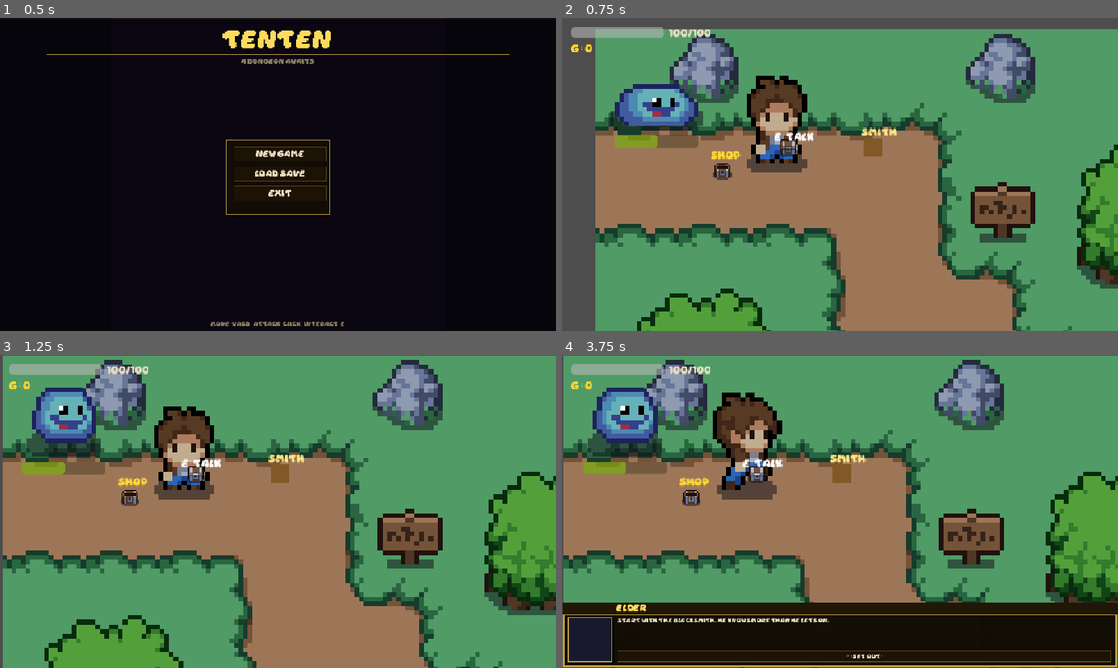
Above: before the commit, frames 1-4 (two rows, left to right).
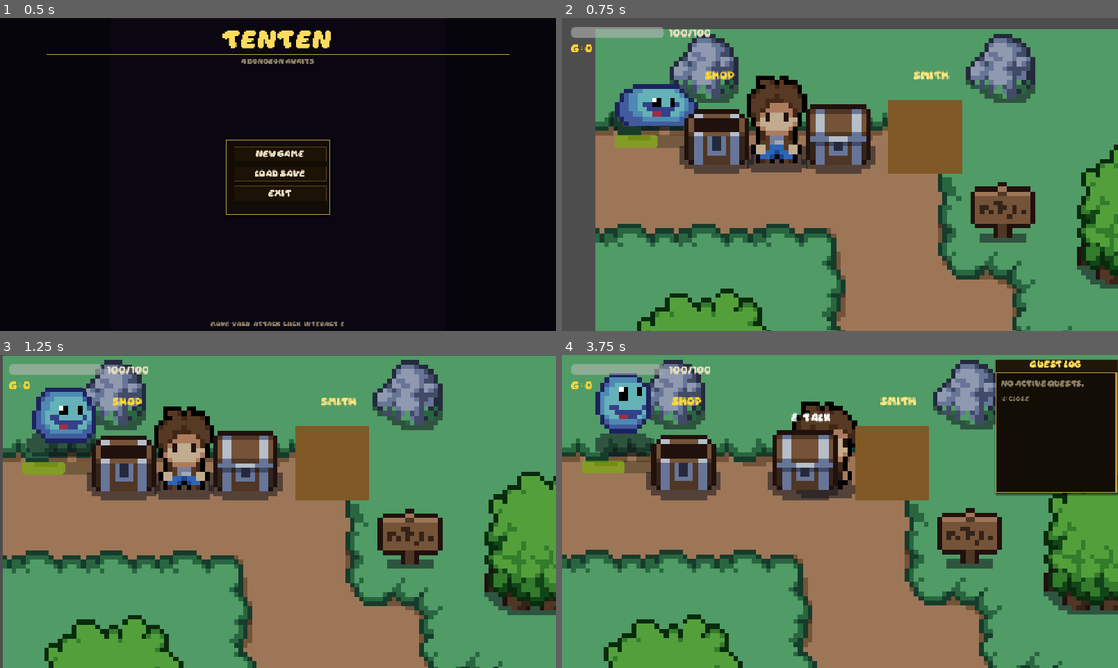
Above: after the commit, the same moments.

Repository: Puget-Sound-Skills-Center/godot-tenten-project
Game: Godot game, scene res://scenes/main.tscn
Two runs of this game, one before a commit and one after it. Both use one fixed random seed, a clock stepped at 60 frames per second and the inputs below.
Inputs (mouse positions are in pixels of both pictures, inside the frame that each line leads up to):
- Up to frame 1 (0.5 s): no input
- Up to frame 2 (0.75 s): click "New Game" at 0.5 s
- Up to frame 3 (1.25 s): no input
- Up to frame 4 (3.75 s): tap Enter at 1.25 s; move the mouse to (962, 495) at 1.27 s; hold D (move_right) 1.28-2 s; hold E (interact) 1.28-2 s; click (962, 495) at 1.42 s; click (862, 642) at 2 s, where only the run before the commit has a clickable "> Accept"; drag from (728, 527) to (745, 452) at 2.77 s; move the mouse to (895, 442) at 3.52 s; hold D (move_right) from 3.53 s (still down); hold L (quest_log) from 3.53 s (still down)

Frame 1 is identical in both runs. In frame 2, 8.6% of the frame differs, in the area x 21-72%, y 16-52%; in frame 3, 8.6%; in frame 4, 50%, in the area x 0-100%, y 0-100%.

Commit message:
feat(world): scale NPCs to 4x and respread spawns to match world scale
World NPCs (elder/shop/blacksmith) built their visuals at scale 1, rendering tiny next to the 4x player/world, and the elder spawned on the player's exact spawn point (167,110). Scaled the chest sprites / blacksmith placeholder to 4x, raised the name/prompt labels above the larger visuals, bumped interaction radius 20->36, and respread spawns (shop 105,125 / elder 210,125 / smith 285,125) so none overlaps the player spawn. Verified live.

Co-Authored-By: Claude Opus 4.8 <noreply@anthropic.com>

Diff:
--- a/script/blacksmith_npc.gd
+++ b/script/blacksmith_npc.gd
@@ -15,20 +15,20 @@
 func _build_visual() -> void:
 	var placeholder := ColorRect.new()
 	placeholder.color = Color(0.5, 0.35, 0.15, 1.0)  # dark amber — distinct from chest brown
-	placeholder.size = Vector2(16, 16)
-	placeholder.position = Vector2(-8, -16)
+	placeholder.size = Vector2(64, 64)
+	placeholder.position = Vector2(-32, -64)
 	add_child(placeholder)
 
 	var name_lbl := Label.new()
 	name_lbl.text = "SMITH"
-	name_lbl.position = Vector2(-10, -26)
+	name_lbl.position = Vector2(-10, -90)
 	name_lbl.add_theme_font_size_override("font_size", 6)
 	name_lbl.add_theme_color_override("font_color", Color(1.0, 0.9, 0.5))
 	add_child(name_lbl)
 
 	_prompt_label = Label.new()
 	_prompt_label.text = "E: Talk"
-	_prompt_label.position = Vector2(-12, -22)
+	_prompt_label.position = Vector2(-12, -76)
 	_prompt_label.add_theme_font_size_override("font_size", 6)
 	_prompt_label.add_theme_color_override("font_color", Color.WHITE)
 	_prompt_label.visible = false
@@ -38,7 +38,7 @@
 	var area := Area2D.new()
 	var shape_node := CollisionShape2D.new()
 	var circle := CircleShape2D.new()
-	circle.radius = 20.0
+	circle.radius = 36.0
 	shape_node.shape = circle
 	area.add_child(shape_node)
 	area.body_entered.connect(_on_body_entered)
--- a/script/npc.gd
+++ b/script/npc.gd
@@ -13,12 +13,13 @@
 	sprite.texture = load("res://art/objects/chest_01.png")
 	sprite.hframes = 4
 	sprite.frame = 0
-	sprite.position = Vector2(0, -8)
+	sprite.scale = Vector2(4, 4)
+	sprite.position = Vector2(0, -32)
 	add_child(sprite)
 
 	_prompt_label = Label.new()
 	_prompt_label.text = "E: Talk"
-	_prompt_label.position = Vector2(-12, -22)
+	_prompt_label.position = Vector2(-12, -76)
 	_prompt_label.add_theme_font_size_override("font_size", 6)
 	_prompt_label.add_theme_color_override("font_color", Color.WHITE)
 	_prompt_label.visible = false
@@ -28,7 +29,7 @@
 	var area = Area2D.new()
 	var shape_node = CollisionShape2D.new()
 	var circle = CircleShape2D.new()
-	circle.radius = 20.0
+	circle.radius = 36.0
 	shape_node.shape = circle
 	area.add_child(shape_node)
 	area.body_entered.connect(_on_body_entered)
--- a/script/shop_npc.gd
+++ b/script/shop_npc.gd
@@ -16,19 +16,20 @@
 	sprite.texture = load("res://art/objects/chest_01.png")
 	sprite.hframes = 4
 	sprite.frame = 2
-	sprite.position = Vector2(0, -8)
+	sprite.scale = Vector2(4, 4)
+	sprite.position = Vector2(0, -32)
 	add_child(sprite)
 
 	var name_lbl := Label.new()
 	name_lbl.text = "SHOP"
-	name_lbl.position = Vector2(-10, -26)
+	name_lbl.position = Vector2(-10, -90)
 	name_lbl.add_theme_font_size_override("font_size", 6)
 	name_lbl.add_theme_color_override("font_color", Color(1.0, 0.85, 0.2))
 	add_child(name_lbl)
 
 	_prompt_label = Label.new()
 	_prompt_label.text = "E: Shop"
-	_prompt_label.position = Vector2(-12, -22)
+	_prompt_label.position = Vector2(-12, -76)
 	_prompt_label.add_theme_font_size_override("font_size", 6)
 	_prompt_label.add_theme_color_override("font_color", Color.WHITE)
 	_prompt_label.visible = false
@@ -38,7 +39,7 @@
 	var area := Area2D.new()
 	var shape_node := CollisionShape2D.new()
 	var circle := CircleShape2D.new()
-	circle.radius = 20.0
+	circle.radius = 36.0
 	shape_node.shape = circle
 	area.add_child(shape_node)
 	area.body_entered.connect(_on_body_entered)
--- a/script/world.gd
+++ b/script/world.gd
@@ -43,17 +43,17 @@
 
 func _spawn_elder_npc() -> void:
 	var npc = load("res://script/npc.gd").new()
-	npc.position = Vector2(167, 110)
+	npc.position = Vector2(210, 125)
 	add_child(npc)
 
 func _spawn_blacksmith_npc() -> void:
 	var npc = load("res://script/blacksmith_npc.gd").new()
-	npc.position = Vector2(240, 110)
+	npc.position = Vector2(285, 125)
 	add_child(npc)
 
 func _spawn_merchant_npc() -> void:
 	var npc = load("res://script/shop_npc.gd").new()
-	npc.position = Vector2(110, 130)
+	npc.position = Vector2(105, 125)
 	add_child(npc)
 
 func _process(_delta):
